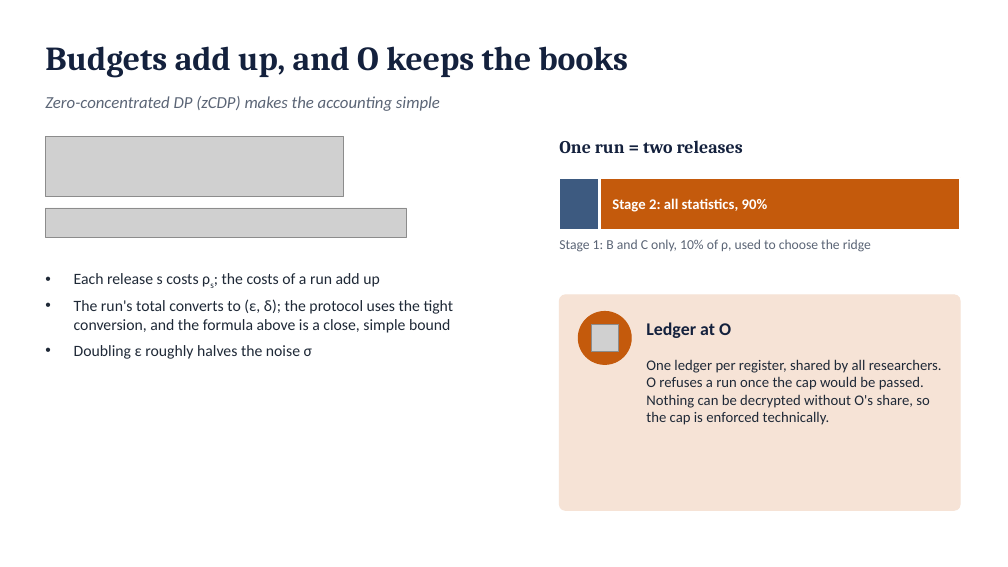
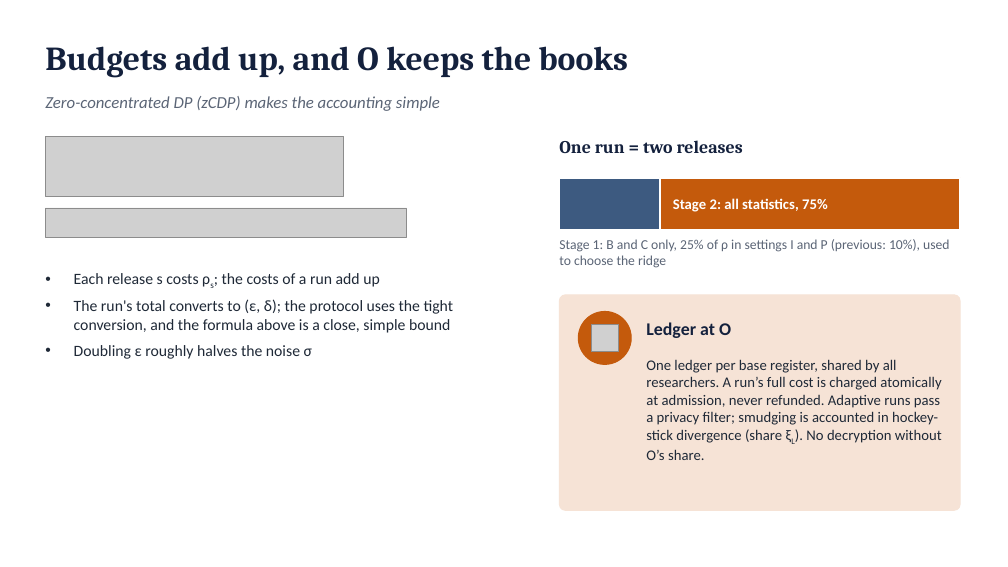
Before and after one commit to shukabh/VerticalFederatedRegression, a slide deck: slide 14 of slides/vfl_intro_deck.pptx (slide 12 before the commit). Drawn at 1008x567 pixels with LibreOffice and Linux fonts; fonts in the diff are those of the drawing; grey boxes stand for pictures. Boxes give left, top, right and bottom in pixels: in the first picture for what was removed or moved away, otherwise in the second. Text is boxed around its words. In the diff, an @@ line names an element or a change of style, - is before the commit and + after.

```diff
--- a/slides/vfl_intro_deck.pptx
+++ b/slides/vfl_intro_deck.pptx
@@ rectangle: place and size @@
-rectangle at (560, 178, 600, 231)
+rectangle at (560, 178, 659, 231)
@@ rectangle: place and size @@
-rectangle at (600, 178, 960, 231)
+rectangle at (659, 178, 960, 231)
@@ text at (673, 198, 828, 212): text changed @@
-Stage 2: all statistics, 90%
+Stage 2: all statistics, 75%
@@ text at (559, 239, 949, 268): text changed @@
-Stage 1: B and C only, 10% of ρ, used to choose the ridge
+Stage 1: B and C only, 25% of ρ in settings I and P (previous: 10%), used to choose the ridge
@@ text at (646, 359, 942, 460): text changed @@
-One ledger per register, shared by all researchers. O refuses a run once the cap would be passed. Nothing can be decrypted without O's share, so the cap is enforced technically.
+One ledger per base register, shared by all researchers. A run’s full cost is charged atomically at admission, never refunded. Adaptive runs pass a privacy filter; smudging is accounted in hockey-stick divergence (share ξL). No decryption without O’s share.
```
Also in this commit, not shown: 24 other slides changed, 12 slides added, 5 slides removed, 1 other file.
